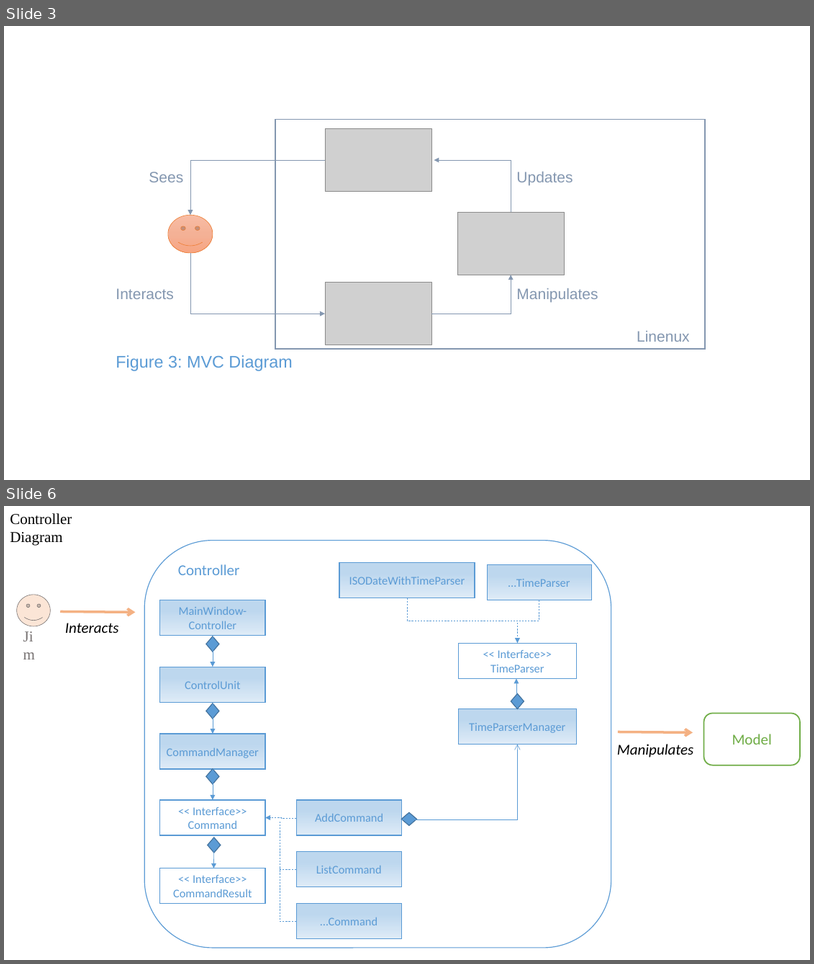
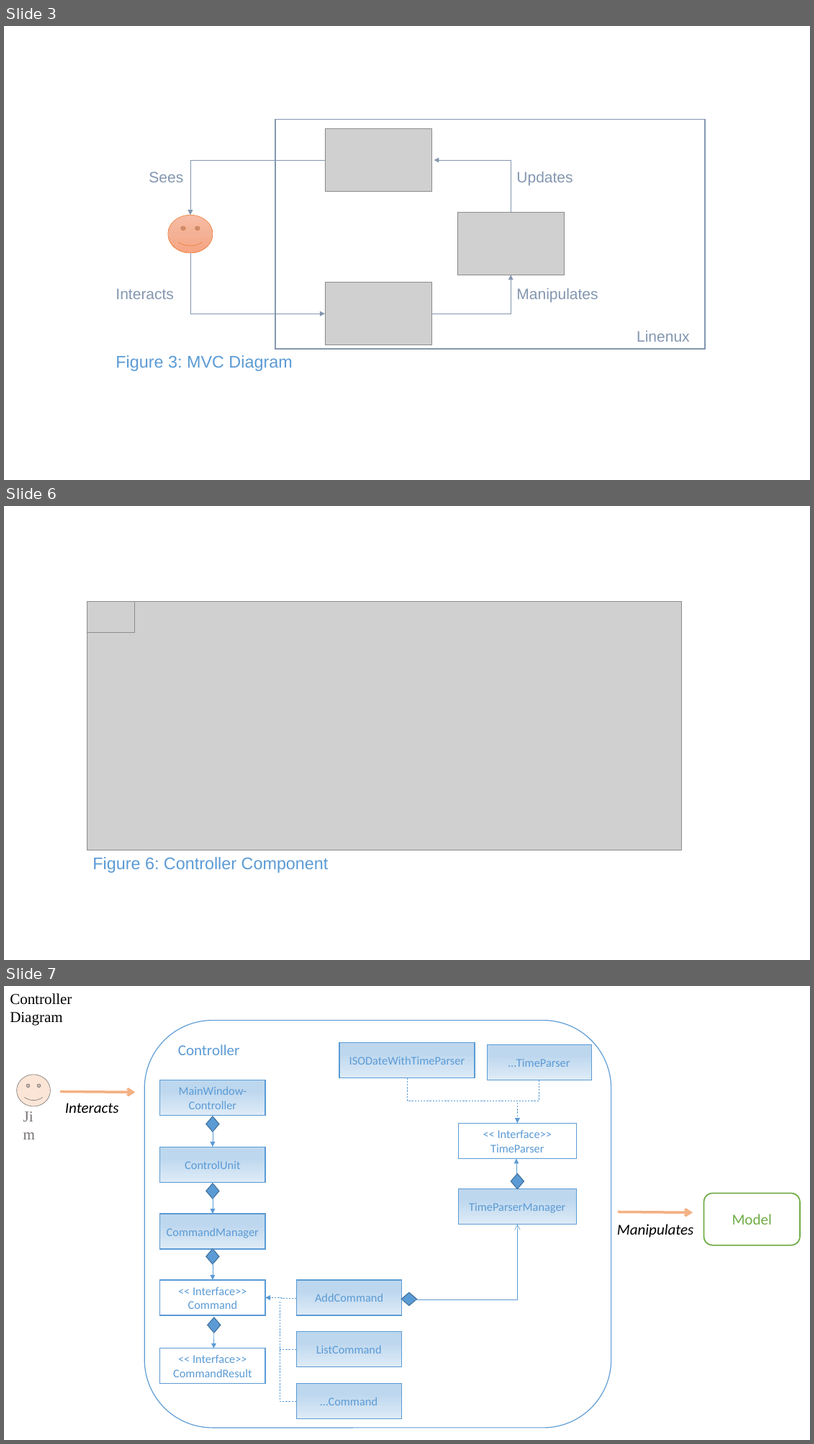
Before and after one commit to CS2103AUG2016-W11-C1/main, a slide deck: doc/DeveloperGuide.pptx. Shown one above the other, each under a label of ours: slides 3 and 6 before the commit, slides 3, 6 and 7 after it; the slides between them are not shown. The pictures are 814x964 and 814x1444 pixels, drawn with LibreOffice and Linux fonts; fonts in the diff are those of the drawing; grey boxes stand for pictures. Boxes give left, top, right and bottom in pixels: in the first picture for what was removed or moved away, otherwise in the second. Text is boxed around its words. In the diff, an @@ line names an element or a change of style, - is before the commit and + after.

Commit message:
controller

```diff
--- a/doc/DeveloperGuide.pptx
+++ b/doc/DeveloperGuide.pptx
@@ slide 6 added at <box>4,506,810,960</box>, background #FFFFFF @@
@@ picture added at <box>87,601,682,849</box> @@
@@ picture added at <box>87,601,134,632</box> @@
@@ text added at <box>93,857,329,872</box>, 20 pt, text #5B9BD5 @@
+Figure 6: Controller Component
@@ what was slide 6 is now slide 7 @@
```
Also in this commit, not shown: 1 slide changed, 1 other slide added, 1 slide removed, 10 other files.
